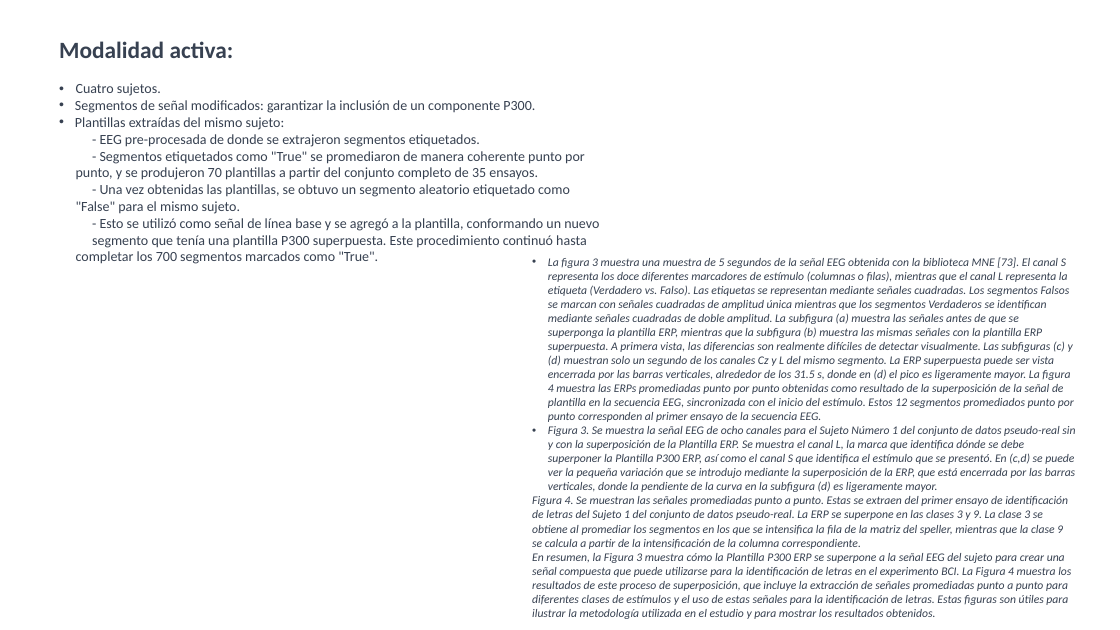
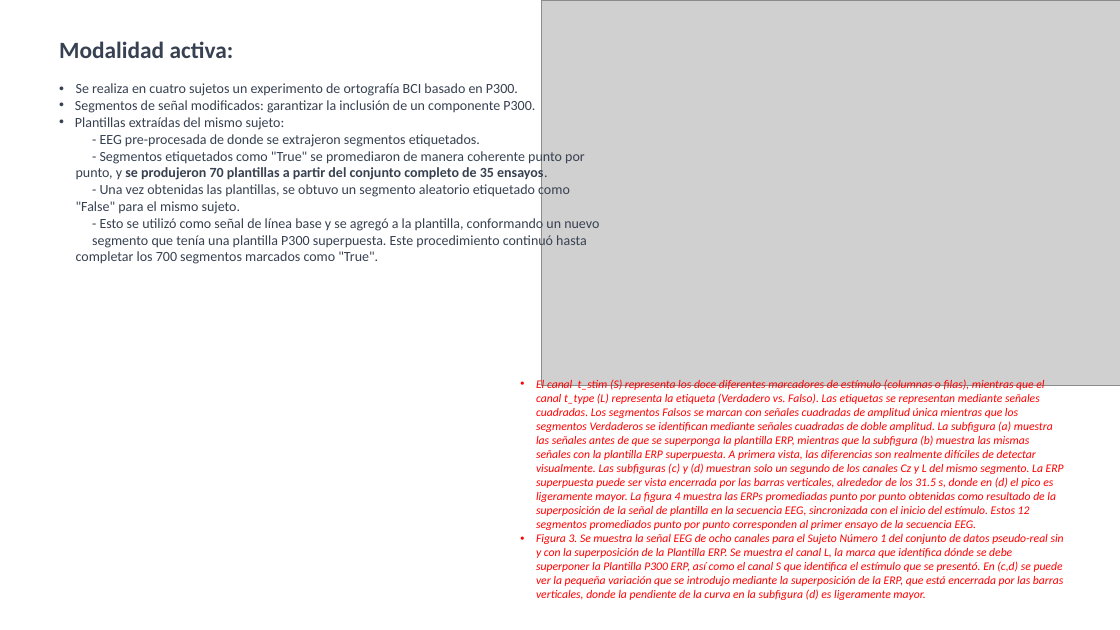
Before and after one commit to alexchavez1980/repo_tesis, a slide deck: slide 8 of a_documents/TFI.pptx (slide 7 before the commit). Drawn at 1120x630 pixels with LibreOffice and Linux fonts; fonts in the diff are those of the drawing; grey boxes stand for pictures. Boxes give left, top, right and bottom in pixels: in the first picture for what was removed or moved away, otherwise in the second. Text is boxed around its words. In the diff, an @@ line names an element or a change of style, - is before the commit and + after.

```diff
--- a/a_documents/TFI.pptx
+++ b/a_documents/TFI.pptx
@@ picture added at (x1=542, y1=0, x2=1120, y2=386) @@
@@ text at (x1=76, y1=83, x2=518, y2=96): text changed @@
-• Cuatro sujetos.
+• Se realiza en cuatro sujetos un experimento de ortografía BCI basado en P300.
@@ text at (x1=76, y1=149, x2=585, y2=182): bold on in "se produjeron 70 plantillas a partir del ..." @@
@@ text "El canal t_stim (S) representa ..." moved from (x1=532, y1=257, x2=1075, y2=619) to (x1=536, y1=378, x2=1064, y2=600) @@
@@ text at (x1=536, y1=378, x2=1064, y2=530): text changed; text colour #374151 to #FF0000 @@
-• La figura 3 muestra una muestra de 5 segundos de la señal EEG obtenida con la biblioteca MNE [73]. El canal S representa los doce diferentes marcadores de estímulo (columnas o filas), mientras que el canal L representa la etiqueta (Verdadero vs. Falso). Las etiquetas se representan mediante señales cuadradas. Los segmentos Falsos se marcan con señales cuadradas de amplitud única mientras que los segmentos Verdaderos se identifican mediante señales cuadradas de doble amplitud. La subfigura (a) muestra las señales antes de que se superponga la plantilla ERP, mientras que la subfigura (b) muestra las mismas señales con la plantilla ERP superpuesta. A primera vista, las diferencias son realmente difíciles de detectar visualmente. Las subfiguras (c) y (d) muestran solo un segundo de los canales Cz y L del mismo segmento. La ERP superpuesta puede ser vista encerrada por las barras verticales, alrededor de los 31.5 s, donde en (d) el pico es ligeramente mayor. La figura 4 muestra las ERPs promediadas punto por punto obtenidas como resultado de la superposición de la señal de plantilla en la secuencia EEG, sincronizada con el inicio del estímulo. Estos 12 segmentos promediados punto por punto corresponden al primer ensayo de la secuencia EEG.
+• El canal t_stim (S) representa los doce diferentes marcadores de estímulo (columnas o filas), mientras que el canal t_type (L) representa la etiqueta (Verdadero vs. Falso). Las etiquetas se representan mediante señales cuadradas. Los segmentos Falsos se marcan con señales cuadradas de amplitud única mientras que los segmentos Verdaderos se identifican mediante señales cuadradas de doble amplitud. La subfigura (a) muestra las señales antes de que se superponga la plantilla ERP, mientras que la subfigura (b) muestra las mismas señales con la plantilla ERP superpuesta. A primera vista, las diferencias son realmente difíciles de detectar visualmente. Las subfiguras (c) y (d) muestran solo un segundo de los canales Cz y L del mismo segmento. La ERP superpuesta puede ser vista encerrada por las barras verticales, alrededor de los 31.5 s, donde en (d) el pico es ligeramente mayor. La figura 4 muestra las ERPs promediadas punto por punto obtenidas como resultado de la superposición de la señal de plantilla en la secuencia EEG, sincronizada con el inicio del estímulo. Estos 12 segmentos promediados punto por punto corresponden al primer ensayo de la secuencia EEG.
@@ text at (x1=532, y1=496, x2=1071, y2=619): paragraphs removed @@
-Figura 4. Se muestran las señales promediadas punto a punto. Estas se extraen del primer ensayo de identificación de letras del Sujeto 1 del conjunto de datos pseudo-real. La ERP se superpone en las clases 3 y 9. La clase 3 se obtiene al promediar los segmentos en los que se intensifica la fila de la matriz del speller, mientras que la clase 9 se calcula a partir de la intensificación de la columna correspondiente.
-En resumen, la Figura 3 muestra cómo la Plantilla P300 ERP se superpone a la señal EEG del sujeto para crear una señal compuesta que puede utilizarse para la identificación de letras en el experimento BCI. La Figura 4 muestra los resultados de este proceso de superposición, que incluye la extracción de señales promediadas punto a punto para diferentes clases de estímulos y el uso de estas señales para la identificación de letras. Estas figuras son útiles para ilustrar la metodología utilizada en el estudio y para mostrar los resultados obtenidos.
@@ text at (x1=536, y1=534, x2=1064, y2=600): text colour #374151 to #FF0000 in "Figura 3. Se muestra la señal EEG ..." @@
```
Also in this commit, not shown: 2 other slides changed, 1 slide added, 3 other files.
